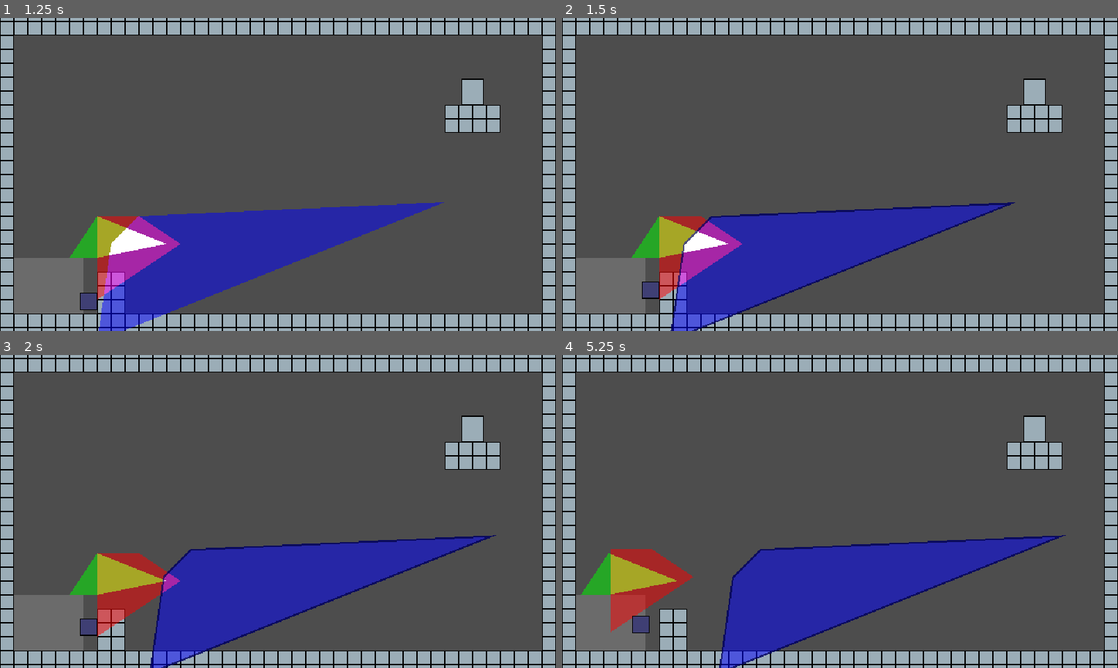
Above: before the commit, frames 1-4 (two rows, left to right).
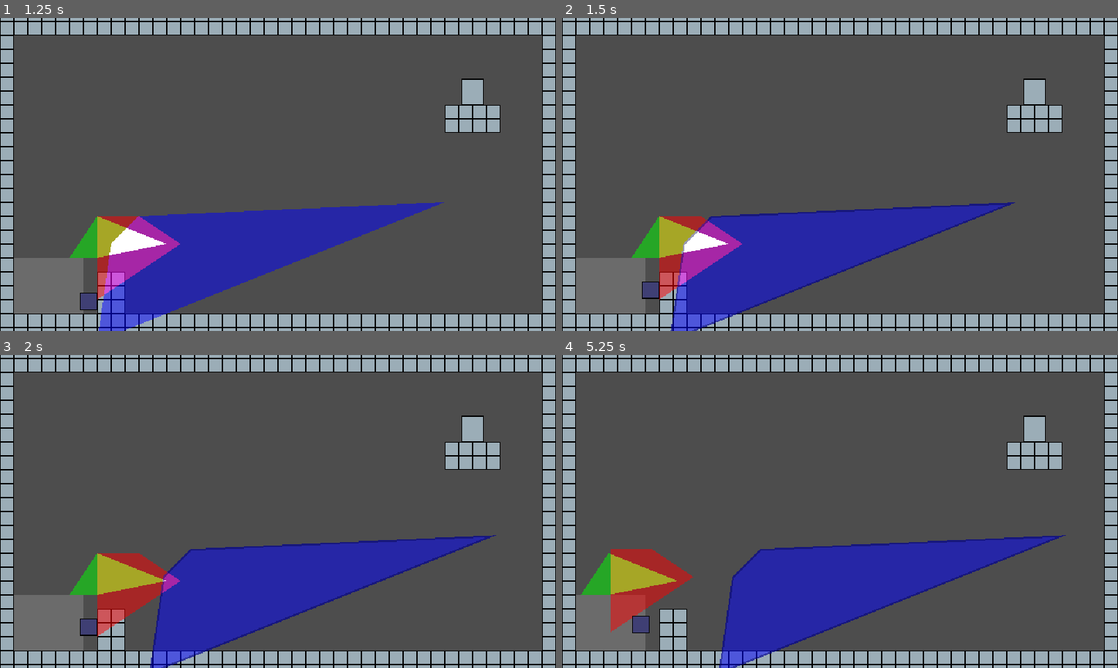
Above: after the commit, the same moments.

Repository: robotmaster/game-off-2026
Game: Godot game, scene res://scenes/rooms/test_room.tscn
The game is run twice, just before and just after one commit, with the same random seed, the same clock (stepped at 60 frames per second) and the same inputs.
Inputs:
- Up to frame 1 (1.25 s): tap Enter at 0.5 s; hold Right (right) from 0.53 s (still down); tap X (switch_edit) at 0.6 s; tap Up (up) at 0.77 s
- Up to frame 2 (1.5 s): keep holding Right (right); tap Space at 1.25 s; tap Z (toggle_play) at 1.35 s
- Up to frame 3 (2 s): keep holding Right (right); tap Up (up) at 1.52 s
- Up to frame 4 (5.25 s): release Right (right) at 2.03 s; hold Left (left) 2.03-2.78 s; tap X (switch_edit) at 2.1, 3.6, 5.1 s; hold Right (right) 2.78-4.28 s; tap Z (toggle_play) at 2.85, 4.35 s; tap Up (up) at 3.02, 3.77, 4.52 s; tap Enter at 3.5 s; tap Space at 4.25 s; hold Left (left) 4.28-5.03 s; hold Right (right) from 5.03 s (still down)

Frame 1 is identical in both runs. In frame 2, 0.7% of the frame differs, in the area x 19-82%, y 58-100%; in frame 3, 0.8%, in the area x 27-90%, y 57-100%; in frame 4, 0.8%.

Commit message:
made outline less dark

Diff:
--- a/game-off-2026/scripts/current_polygon_outline.gd
+++ b/game-off-2026/scripts/current_polygon_outline.gd
@@ -2,7 +2,7 @@
 
 @export var Room : RoomRoot
 
-const POLYGON_OUTLINE_COLOR = Color(0.25, 0.25, 0.25, 0.7)
+const POLYGON_OUTLINE_COLOR = Color(0.25, 0.25, 0.25, 0.4)
 const POLYGON_OUTLINE_WIDTH = 2.0
 
 func _process(_delta: float) -> void:
